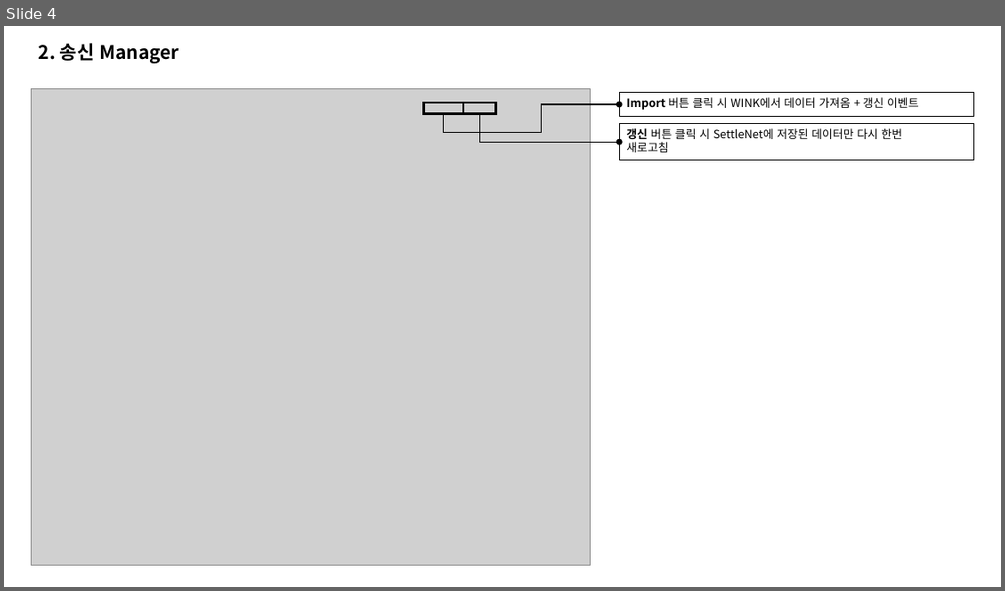
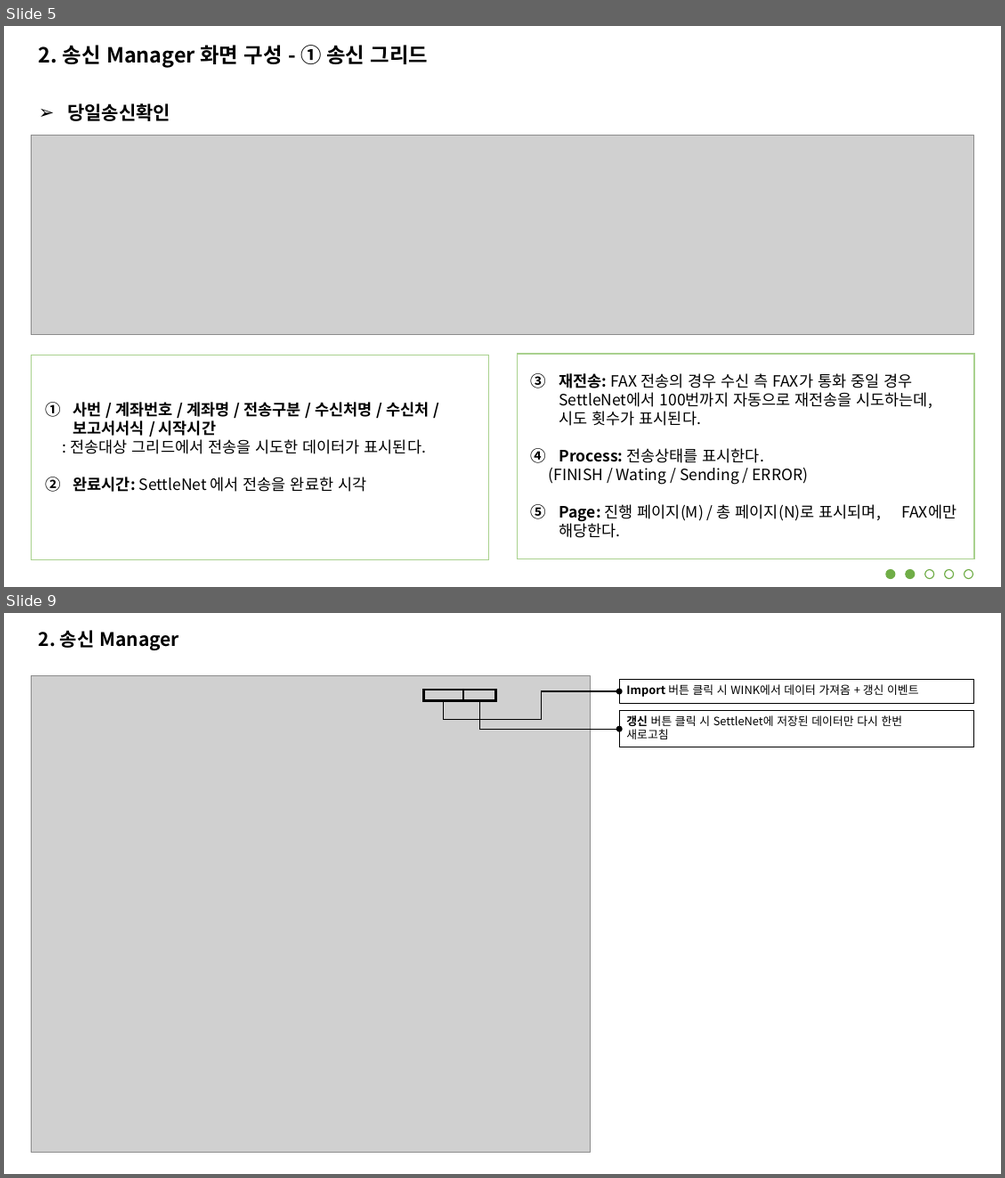
Before and after one commit to jungsoolee/HankookFI, a slide deck: 한투 금상 8801 송신 Manager Client Manual.pptx. Shown one above the other, each under a label of ours: slide 4 before the commit, slides 5 and 9 after it; the slides between them are not shown. The pictures are 1005x591 and 1005x1178 pixels, drawn with LibreOffice and Linux fonts; fonts in the diff are those of the drawing; grey boxes stand for pictures. Boxes give left, top, right and bottom in pixels: in the first picture for what was removed or moved away, otherwise in the second. Text is boxed around its words. In the diff, an @@ line names an element or a change of style, - is before the commit and + after.

```diff
--- a/한투 금상 8801 송신 Manager Client Manual.pptx
+++ b/한투 금상 8801 송신 Manager Client Manual.pptx
@@ slide 5 added at (4,26,1001,587), background #FFFFFF @@
@@ text added at (39,45,428,68), 20 pt, text #000000, bold @@
+2. 송신 Manager 화면 구성 - ① 송신 그리드
@@ text added at (67,103,170,121), 18 pt, text #000000, bold @@
+➢ 당일송신확인
@@ picture added at (31,135,974,335) @@
@@ rectangle added at (31,354,488,559), outline #A9D18E 1 pt @@
@@ rectangle added at (517,354,974,558), outline #A9D18E 1 pt @@
@@ text added at (549,373,933,538), 15 pt, text #000000 @@
+3. 재전송: FAX 전송의 경우 수신 측 FAX가 통화 중일 경우 SettleNet에서 100번까지 자동으로 재전송을 시도하는데, 시도 횟수가 표시된다.
+4. Process: 전송상태를 표시한다.
+(FINISH / Wating / Sending / ERROR)
+5. Page: 진행 페이지(M) / 총 페이지(N)로 표시되며, FAX에만 해당한다.
@@ text added at (71,402,429,491), 15 pt, text #000000 @@
+1. 사번 / 계좌번호 / 계좌명 / 전송구분 / 수신처명 / 수신처 / 보고서서식 / 시작시간
+: 전송대상 그리드에서 전송을 시도한 데이터가 표시된다.
+2. 완료시간: SettleNet 에서 전송을 완료한 시각
@@ ellipse added at (886,570,896,579), fill #70AD47, outline #70AD47 1 pt @@
@@ ellipse added at (906,570,914,579), fill #70AD47, outline #70AD47 1 pt @@
@@ ellipse added at (925,570,934,579), outline #70AD47 1 pt @@
@@ ellipse added at (945,570,954,579), outline #70AD47 1 pt @@
@@ ellipse added at (964,570,973,579), outline #70AD47 1 pt @@
@@ what was slide 4 is now slide 9 @@
```
Also in this commit, not shown: 3 slides changed, 4 other slides added, 1 slide removed, 9 other files.
